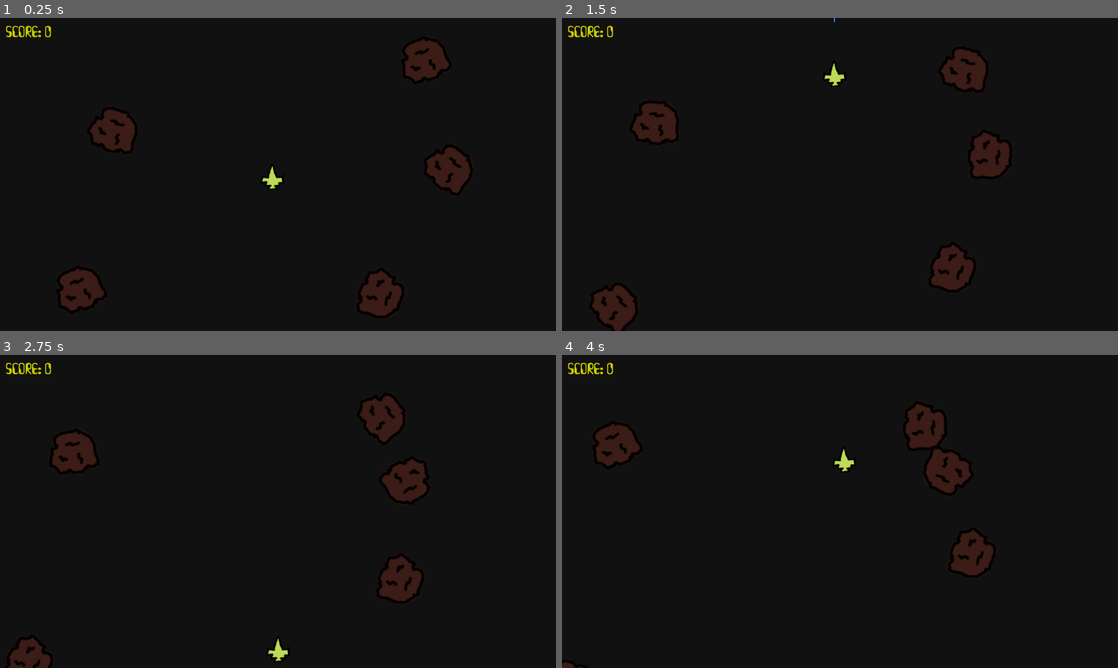
Above: before the commit, frames 1-4 (two rows, left to right).
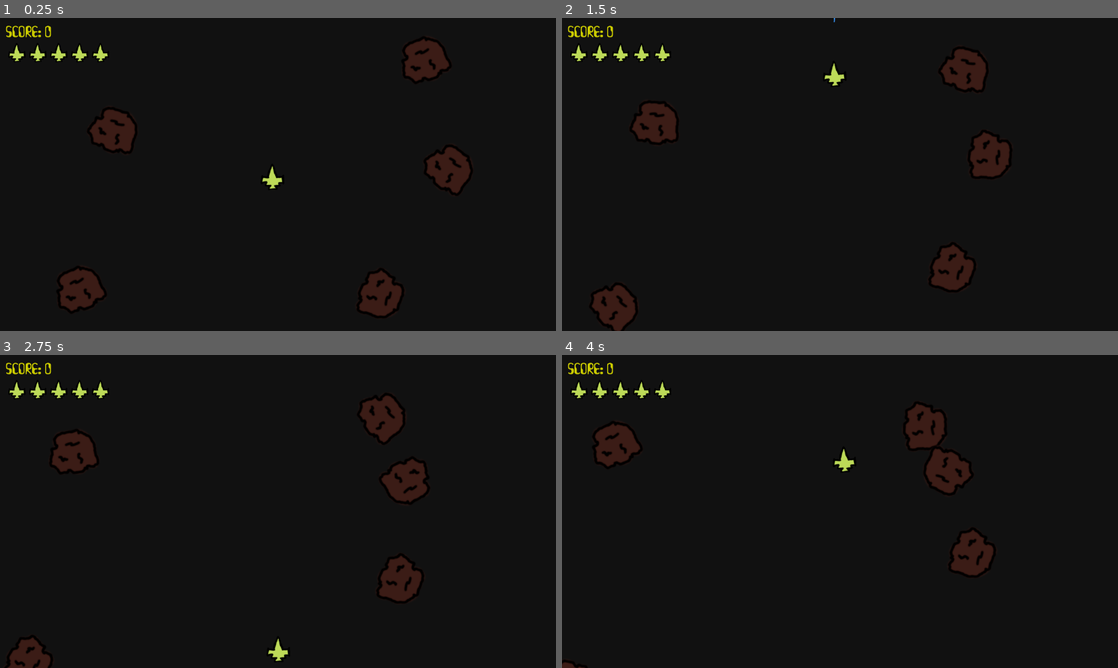
Above: after the commit, the same moments.

Repository: jeanmarc/godot-asteroids
Game: Godot game, scene res://scenes/galaxy.tscn
Two runs of this game, one before a commit and one after it. Both use one fixed random seed, a clock stepped at 60 frames per second and the inputs below.
Inputs:
- Up to frame 1 (0.25 s): no input
- Up to frame 2 (1.5 s): hold W (forward) 0.53-1.28 s; hold Space (fire) 0.53-1.28 s; hold S (back) from 1.28 s (still down); tap A (rotate_ccw) at 1.35 s
- Up to frame 3 (2.75 s): release S (back) at 2.03 s; hold W (forward) from 2.03 s (still down); tap D (rotate_cw) at 2.1 s
- Up to frame 4 (4 s): tap Space (fire) at 2.85 s; release W (forward) at 3.53 s; hold S (back) from 3.53 s (still down); tap A (rotate_ccw) at 3.6 s

The runs differ from the first frame. In frame 1, 0.3% of the frame differs, in the area x 1-20%, y 8-14%; in frame 2, 0.3%; in frame 3, 0.3%; in frame 4, 0.3%.

Commit message:
Show remaining lives

Diff:
--- a/Game/scenes/hud.tscn
+++ b/Game/scenes/hud.tscn
@@ -23,3 +23,11 @@
 offset_bottom = 53.0
 text = "Score: 9999"
 label_settings = SubResource("LabelSettings_mx7k2")
+
+[node name="Lives" type="HBoxContainer" parent="."]
+layout_mode = 0
+offset_left = 16.0
+offset_top = 55.0
+offset_right = 56.0
+offset_bottom = 95.0
+scale = Vector2(0.365, 0.365)
--- /dev/null
+++ b/Game/scenes/ui_life.tscn
@@ -0,0 +1,10 @@
+[gd_scene load_steps=2 format=3 uid="uid://dsgiglcbb3o7w"]
+
+[ext_resource type="Texture2D" uid="uid://vb1kchukg6fx" path="res://assets/Ship.png" id="1_my1s3"]
+
+[node name="UILife" type="TextureRect"]
+offset_top = 1.0
+offset_right = 128.0
+offset_bottom = 129.0
+scale = Vector2(0.06, 0.06)
+texture = ExtResource("1_my1s3")
--- a/Game/scripts/galaxy.gd
+++ b/Game/scripts/galaxy.gd
@@ -13,11 +13,14 @@
 		score = value
 		hud.score = score
 
-var lives := 3
+var lives := 3:
+	set(value):
+		lives = value
+		hud.init_lives(value)
 
 func _ready():
 	score = 0
-	lives = 3
+	lives = 5
 	print("start")
 	print(lives)
 
--- a/Game/scripts/hud.gd
+++ b/Game/scripts/hud.gd
@@ -3,3 +3,13 @@
 @onready var score = $Score:
 	set(value):
 		score.text = "SCORE: " + str(value)
+
+var live_scn = preload("res://scenes/ui_life.tscn")
+@onready var lives = $Lives
+
+func init_lives(amount: int):
+	for ul in lives.get_children():
+		ul.queue_free()
+
+	for i in amount:
+		lives.add_child(live_scn.instantiate())
